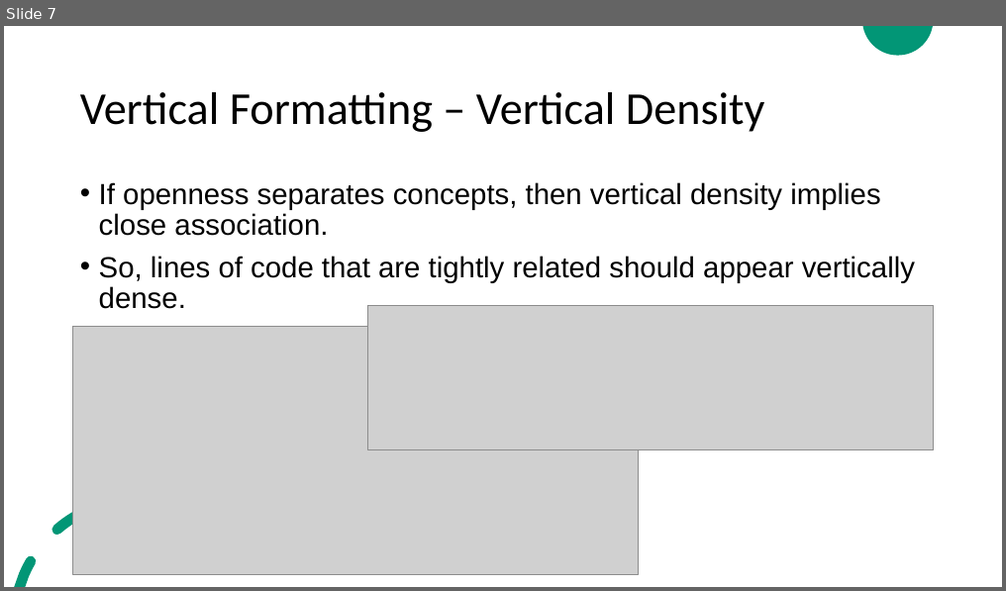
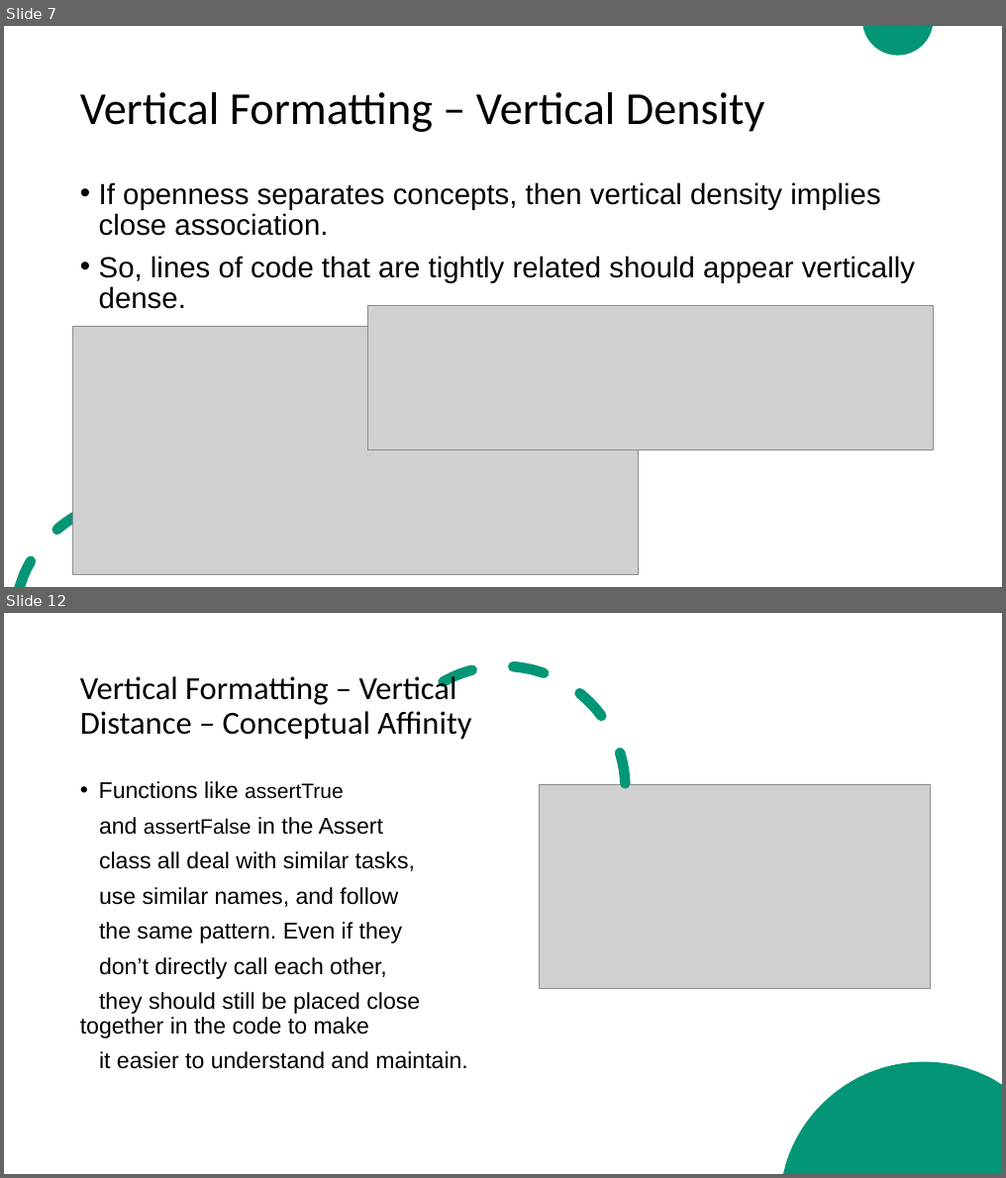
Before and after one commit to ZeinaZayed4/clean-code, a slide deck: Clean Code - Chapter 5.pptx. Shown one above the other, each under a label of ours: slide 7 before the commit, slides 7 and 12 after it; the slides between them are not shown. The pictures are 1006x591 and 1006x1178 pixels, drawn with LibreOffice and Linux fonts; fonts in the diff are those of the drawing; grey boxes stand for pictures. Boxes give left, top, right and bottom in pixels: in the first picture for what was removed or moved away, otherwise in the second. Text is boxed around its words. In the diff, an @@ line names an element or a change of style, - is before the commit and + after.

Commit message:
Update Clean Code - Chapter 5.pptx
Completed vertical formatting section

```diff
--- a/Clean Code - Chapter 5.pptx
+++ b/Clean Code - Chapter 5.pptx
@@ slide 12 added at (4,613,1002,1174), background #FFFFFF; not listed: 2 template elements that a slide beside it also shows @@
@@ rectangle added at (4,613,1002,1174), fill #FFFFFF @@
@@ arc (boxed as its full ellipse) added at (380,666,626,911), outline #029676 10 pt dashed @@
@@ title added at (80,672,471,740), 31 pt, text #000000 @@
+Vertical Formatting – Vertical Distance – Conceptual Affinity
@@ text added at (80,781,468,1069), 22 pt, text #000000 @@
+• Functions like assertTrue
+and assertFalse in the Assert
+class all deal with similar tasks,
+use similar names, and follow
+the same pattern. Even if they
+don’t directly call each other,
+they should still be placed close together in the code to make
+it easier to understand and maintain.
@@ picture added at (540,785,930,989) @@
@@ freeform shape added at (783,1062,1002,1174), fill #029676 @@
```
Also in this commit, not shown: 5 other slides added.
